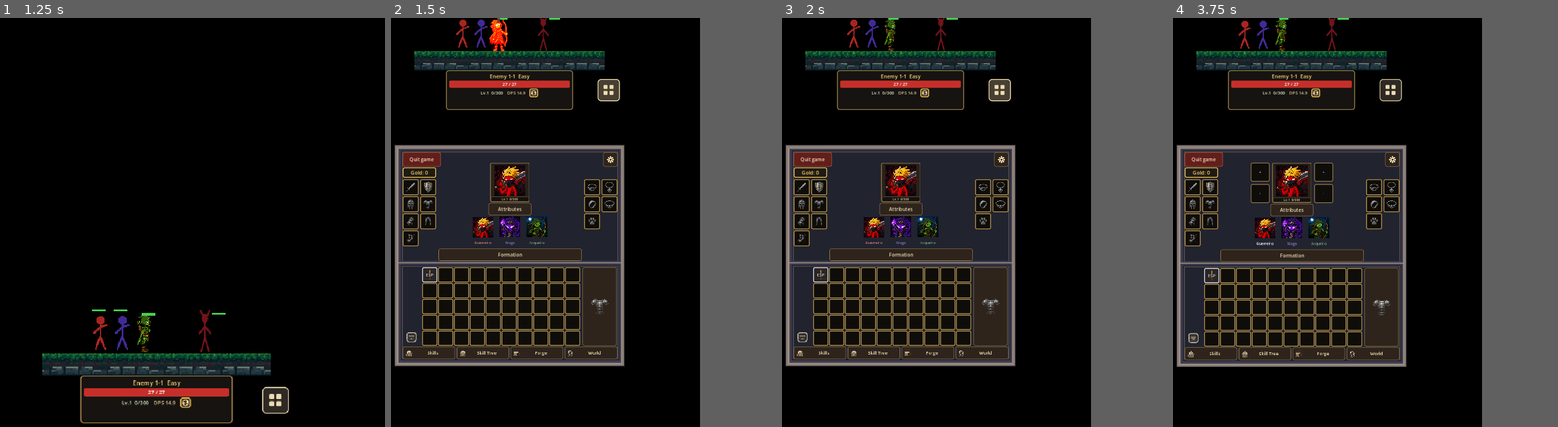
Above: before the commit, frames 1-4 (left to right).
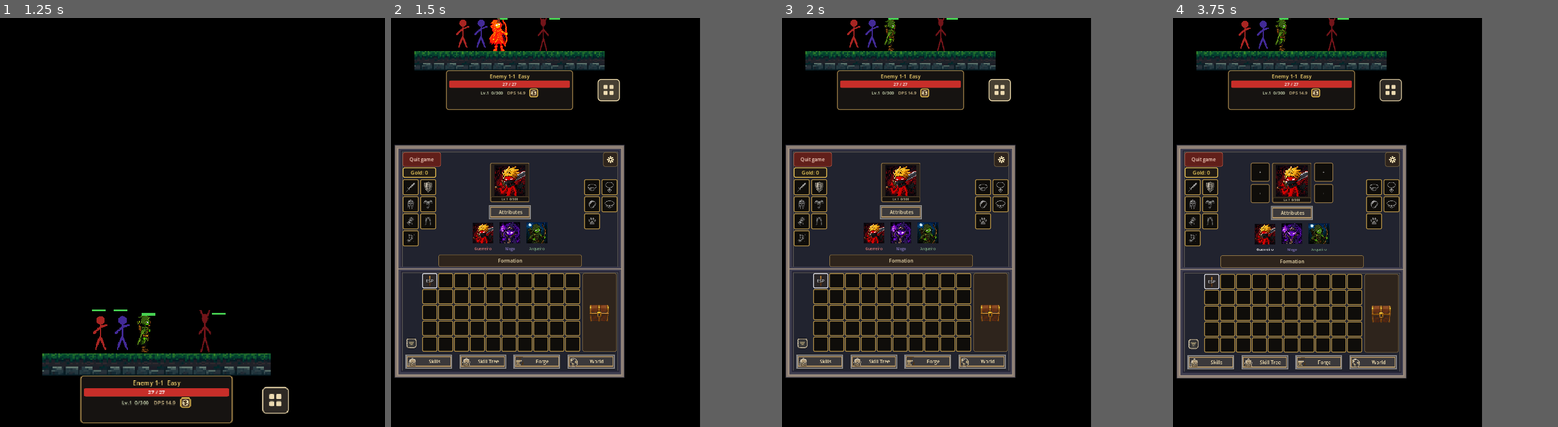
Above: after the commit, the same moments.

Repository: JoseVictorVicente/StickmanGame-Godot
Game: Godot game, scene res://scenes/main.tscn
The game is run twice, just before and just after one commit, with the same random seed, the same clock (stepped at 60 frames per second) and the same inputs.
Inputs (mouse positions are in pixels of both pictures, inside the frame that each line leads up to):
- Up to frame 1 (1.25 s): click (184, 402) at 0.5 s
- Up to frame 2 (1.5 s): click (668, 398) at 1.25 s
- Up to frame 3 (2 s): no input
- Up to frame 4 (3.75 s): click "Attributes" at 2 s; click "←" at 2.75 s; click "Guerreiro" at 3.5 s

Frame 1 is identical in both runs. In frame 2, 9.3% of the frame differs, in the area x 0-61%, y 45-89%; in frame 3, 9.3%; in frame 4, 9.5%.

Commit message:
Improve inventory nav buttons and warehouse panel layout alignment.
Co-authored-by: Cursor <cursoragent@cursor.com>

Diff:
--- a/presentation/inventory/inventory_layout_default.tres
+++ b/presentation/inventory/inventory_layout_default.tres
@@ -4,6 +4,6 @@
 
 [resource]
 script = ExtResource("1_layout")
-offset_regiao_retrato = Vector2(0, -12)
-offset_botao_formacao = Vector2(0, -14)
-espaco_retrato_controles = 2.0
+portrait_region_offset = Vector2(0, -12)
+formation_button_offset = Vector2(0, -14)
+portrait_controls_spacing = 2.0
--- a/presentation/inventory/inventory_menu.gd
+++ b/presentation/inventory/inventory_menu.gd
@@ -39,6 +39,11 @@
 const MARGEM_TOPO_UI := 8.0
 const WINDOW_HEIGHT := 860.0
 const COMBAT_RESERVED_SPACE := 320.0
+const NAV_BUTTON_BG_PATH := "res://sprites/ui/nav_button_bg.png"
+const NAV_BUTTON_TEXTURE_MARGIN := Vector4(10.0, 8.0, 10.0, 8.0)
+const NAV_BUTTON_CONTENT_MARGIN := Vector4(14.0, 8.0, 10.0, 8.0)
+const NAV_BUTTON_MIN_HEIGHT := 46.0
+const NAV_BUTTON_ICON_MAX_WIDTH := 20
 var HERO_SLOTS: Array[Dictionary] = [
 	{"name": "Warrior", "hero_class": ItemData.RequiredClass.WARRIOR},
 	{"name": "Mage", "hero_class": ItemData.RequiredClass.MAGE},
@@ -144,6 +149,8 @@
 	worlds_panel_node.configure(self)
 	menu_area.resized.connect(_align_side_panels)
 	painel.resized.connect(_align_side_panels)
+	if warehouse_panel_node and not warehouse_panel_node.resized.is_connected(_align_side_panels):
+		warehouse_panel_node.resized.connect(_align_side_panels)
 	forge_button.pressed.connect(_on_forge_button_pressed)
 	forge_panel_node.panel_open_changed.connect(_on_forge_visibility_changed)
 	warehouse_panel_node.panel_open_changed.connect(_on_warehouse_visibility_changed)
@@ -153,6 +160,7 @@
 	visibility_changed.connect(_on_menu_visibility_changed)
 	if character_row:
 		character_row.visible = false
+	_apply_nav_button_backgrounds()
 	_store_forge_button_styles()
 	_warehouse_button_styles["normal"] = warehouse_button.get_theme_stylebox("normal").duplicate()
 	_warehouse_button_styles["hover"] = warehouse_button.get_theme_stylebox("hover").duplicate()
@@ -162,7 +170,7 @@
 	_world_button_styles["pressed"] = world_button.get_theme_stylebox("pressed").duplicate()
 	warehouse_button.pressed.connect(_on_warehouse_button_pressed)
 	world_button.pressed.connect(_on_world_button_pressed)
-	warehouse_button.icon = load("res://sprites/ui/chest.png")
+	warehouse_button.icon = load("res://sprites/ui/bau.png")
 	warehouse_button.text = ""
 	warehouse_button.expand_icon = true
 	warehouse_button.icon_alignment = HORIZONTAL_ALIGNMENT_CENTER
@@ -423,10 +431,10 @@
 
 func _align_side_panels() -> void:
 	_restore_base_panel()
+	_apply_hero_layout()
 	PanelLayout.align_panel(painel, menu_area, warehouse_panel_node, forge_panel_node, worlds_panel_node, _menus_abaixo, formation_panel_node, attributes_panel_node, skills_panel_node, skill_tree_panel_node)
 	_align_settings()
 	menu_width_changed.emit()
-	call_deferred("_apply_hero_layout")
 
 
 func _apply_hero_layout() -> void:
@@ -1210,6 +1218,48 @@
 	return estilo
 
 
+func _apply_nav_button_backgrounds() -> void:
+	var botoes: Array[Button] = [
+		botao_skills,
+		botao_inventario,
+		forge_button,
+		world_button,
+		character_attributes_button,
+	]
+	for botao in botoes:
+		if botao:
+			_apply_nav_button_style(botao)
+
+
+func _create_nav_button_stylebox(modulate: Color = Color.WHITE) -> StyleBoxTexture:
+	var estilo := StyleBoxTexture.new()
+	estilo.texture = load(NAV_BUTTON_BG_PATH)
+	estilo.texture_margin_left = NAV_BUTTON_TEXTURE_MARGIN.x
+	estilo.texture_margin_top = NAV_BUTTON_TEXTURE_MARGIN.y
+	estilo.texture_margin_right = NAV_BUTTON_TEXTURE_MARGIN.z
+	estilo.texture_margin_bottom = NAV_BUTTON_TEXTURE_MARGIN.w
+	estilo.content_margin_left = NAV_BUTTON_CONTENT_MARGIN.x
+	estilo.content_margin_top = NAV_BUTTON_CONTENT_MARGIN.y
+	estilo.content_margin_right = NAV_BUTTON_CONTENT_MARGIN.z
+	estilo.content_margin_bottom = NAV_BUTTON_CONTENT_MARGIN.w
+	estilo.modulate_color = modulate
+	return estilo
+
+
+func _apply_nav_button_style(botao: Button) -> void:
+	var min_size := botao.custom_minimum_size
+	min_size.y = NAV_BUTTON_MIN_HEIGHT
+	botao.custom_minimum_size = min_size
+	botao.add_theme_font_size_override("font_size", 12)
+	botao.add_theme_stylebox_override("normal", _create_nav_button_stylebox())
+	botao.add_theme_stylebox_override("hover", _create_nav_button_stylebox(Color(1.12, 1.08, 1.0, 1.0)))
+	botao.add_theme_stylebox_override("pressed", _create_nav_button_stylebox(Color(0.88, 0.86, 0.82, 1.0)))
+
+
+func _create_active_nav_button_style() -> StyleBoxTexture:
+	return _create_nav_button_stylebox(Color(1.18, 1.02, 0.82, 1.0))
+
+
 func _apply_bottom_bar_icons() -> void:
 	if botao_skills:
 		_setup_bar_button(botao_skills, "skills")
@@ -1223,11 +1273,14 @@
 		return
 	botao.icon = InterfaceIcons.bar_icon(chave)
 	botao.texture_filter = CanvasItem.TEXTURE_FILTER_NEAREST
-	botao.expand_icon = true
+	botao.expand_icon = false
+	botao.clip_contents = false
 	botao.icon_alignment = HORIZONTAL_ALIGNMENT_LEFT
 	botao.vertical_icon_alignment = VERTICAL_ALIGNMENT_CENTER
-	botao.add_theme_constant_override("icon_max_width", 18)
+	botao.alignment = HORIZONTAL_ALIGNMENT_CENTER
+	botao.add_theme_constant_override("icon_max_width", NAV_BUTTON_ICON_MAX_WIDTH)
 	botao.add_theme_constant_override("h_separation", 4)
+	botao.add_theme_font_size_override("font_size", 12)
 	if not destacado:
 		return
 	var estilo := StyleBoxFlat.new()
@@ -1390,7 +1443,7 @@
 		_restore_forge_button_style()
 		_align_side_panels()
 		return
-	var estilo := _create_active_forge_button_style()
+	var estilo := _create_active_nav_button_style()
 	forge_button.add_theme_stylebox_override("normal", estilo)
 	forge_button.add_theme_stylebox_override("hover", estilo)
 	forge_button.add_theme_stylebox_override("pressed", estilo)
@@ -1404,6 +1457,7 @@
 		warehouse_button.add_theme_stylebox_override("hover", estilo)
 		warehouse_button.add_theme_stylebox_override("pressed", estilo)
 		_align_side_panels()
+		call_deferred("_align_side_panels")
 		return
 	for nome in _warehouse_button_styles.keys():
 		warehouse_button.add_theme_stylebox_override(str(nome), _warehouse_button_styles[nome])
@@ -1434,7 +1488,7 @@
 
 func _on_worlds_visibility_changed(aberta: bool) -> void:
 	if aberta:
-		var estilo := _create_active_forge_button_style()
+		var estilo := _create_active_nav_button_style()
 		world_button.add_theme_stylebox_override("normal", estilo)
 		world_button.add_theme_stylebox_override("hover", estilo)
 		world_button.add_theme_stylebox_override("pressed", estilo)
--- a/presentation/inventory/inventory_menu.tscn
+++ b/presentation/inventory/inventory_menu.tscn
@@ -457,7 +457,7 @@
 
 [node name="CharacterAttributesButton" type="Button" parent="CenterAnchor/MenuArea/Panel/Conteudo/AreaHeroi/ColunaPersonagem/HeroVisualSection/Conteudo"]
 unique_name_in_owner = true
-custom_minimum_size = Vector2(108, 28)
+custom_minimum_size = Vector2(120, 46)
 layout_mode = 2
 size_flags_horizontal = 4
 theme_override_colors/font_color = Color(0.95, 0.88, 0.7, 1)
@@ -579,7 +579,7 @@
 text = ""
 
 [node name="MenuInferior" type="HBoxContainer" parent="CenterAnchor/MenuArea/Panel/Conteudo"]
-custom_minimum_size = Vector2(0, 32)
+custom_minimum_size = Vector2(0, 46)
 layout_mode = 2
 theme_override_constants/separation = 4
 
--- a/presentation/inventory/panel_layout.gd
+++ b/presentation/inventory/panel_layout.gd
@@ -9,7 +9,7 @@
 	armazem: Control,
 	ferraria: Control,
 	mundos: Control,
-	menus_abaixo: bool,
+	_menus_abaixo: bool,
 	formacao: Control = null,
 	atributos: Control = null,
 	skills: Control = null,
@@ -17,17 +17,17 @@
 ) -> void:
 	if painel == null or menu_area == null:
 		return
+	var area_size := menu_area.size
 	var tam_painel := painel.get_combined_minimum_size() if painel.visible else painel.size
 	tam_painel.x = maxf(tam_painel.x, painel.custom_minimum_size.x)
 	if painel.visible and painel.size != tam_painel:
 		painel.size = tam_painel
-	var y := 0.0
-	var pos_painel := Vector2((menu_area.size.x - painel.size.x) * 0.5, y)
+	var pos_painel := Vector2((area_size.x - painel.size.x) * 0.5, 0.0)
 	if painel.position != pos_painel:
 		painel.position = pos_painel
-	_position_side(armazem, painel, true, y, painel.size.y, menu_area.size)
-	_position_side(ferraria, painel, false, y, painel.size.y, menu_area.size)
-	_position_side(mundos, painel, false, y, painel.size.y, menu_area.size)
+	_position_side(armazem, painel, true)
+	_position_side(ferraria, painel, false)
+	_position_side(mundos, painel, false)
 	_overlay_panel(formacao, painel)
 	_overlay_panel(atributos, painel)
 	_overlay_panel(skills, painel)
@@ -66,23 +66,19 @@
 	return int(maxf(lado.custom_minimum_size.x, lado.get_combined_minimum_size().x))
 
 
-static func _position_side(lado: Control, painel: Control, na_esquerda: bool, y: float, altura: float, area: Vector2 = Vector2.ZERO) -> void:
+static func _position_side(lado: Control, painel: Control, na_esquerda: bool) -> void:
 	if lado == null or not lado.visible:
 		return
 	var largura := maxf(lado.custom_minimum_size.x, lado.get_combined_minimum_size().x)
-	# Mesma altura do inventário: o conteúdo extra rola por dentro do painel.
-	var altura_lado := maxf(altura, 1.0)
-	if area.y > 0.0:
-		altura_lado = minf(altura_lado, area.y)
-	var tam := Vector2(largura, altura_lado)
+	var altura := maxf(painel.size.y, 1.0)
+	var tam := Vector2(largura, altura)
+	var pos := Vector2(
+		painel.position.x - 8.0 - tam.x if na_esquerda else painel.position.x + painel.size.x + 8.0,
+		painel.position.y
+	)
+	# Control lateral segue o retângulo do inventário; não use o mínimo do conteúdo.
+	lado.custom_minimum_size = Vector2(largura, 0.0)
 	if lado.size != tam:
 		lado.size = tam
-	var pos: Vector2
-	if na_esquerda:
-		pos = Vector2(painel.position.x - 8.0 - lado.size.x, y)
-	else:
-		pos = Vector2(painel.position.x + painel.size.x + 8.0, y)
-	if area.y > 0.0:
-		pos.y = clampf(pos.y, 0.0, maxf(0.0, area.y - lado.size.y))
 	if lado.position != pos:
 		lado.position = pos
--- a/presentation/inventory/warehouse_panel.gd
+++ b/presentation/inventory/warehouse_panel.gd
@@ -1,5 +1,5 @@
 class_name WarehousePanel
-extends PanelContainer
+extends Control
 ## Painel lateral de armazém, à esquerda do inventário.
 ## Várias abas; só a primeira começa desbloqueada.
 
--- a/presentation/inventory/warehouse_panel.tscn
+++ b/presentation/inventory/warehouse_panel.tscn
@@ -4,10 +4,6 @@
 [ext_resource type="Texture2D" uid="uid://bfundomundos01" path="res://sprites/ui/worlds_bg.png" id="2_fundo_mundos"]
 
 [sub_resource type="StyleBoxTexture" id="StyleBoxTexture_fundo_mundos"]
-content_margin_left = 21.0
-content_margin_top = 19.0
-content_margin_right = 19.0
-content_margin_bottom = 20.0
 texture = ExtResource("2_fundo_mundos")
 texture_margin_left = 21.0
 texture_margin_top = 19.0
@@ -78,17 +74,38 @@
 corner_radius_bottom_right = 4
 corner_radius_bottom_left = 4
 
-[node name="WarehousePanel" type="PanelContainer"]
+[node name="WarehousePanel" type="Control"]
 visible = false
 custom_minimum_size = Vector2(252, 0)
+layout_mode = 3
+anchors_preset = 0
 size_flags_vertical = 3
 mouse_filter = 0
 clip_contents = true
-theme_override_styles/panel = SubResource("StyleBoxTexture_fundo_mundos")
 script = ExtResource("1_armazem")
 
+[node name="FundoPainel" type="PanelContainer" parent="."]
+layout_mode = 1
+anchors_preset = 15
+anchor_right = 1.0
+anchor_bottom = 1.0
+grow_horizontal = 2
+grow_vertical = 2
+mouse_filter = 2
+theme_override_styles/panel = SubResource("StyleBoxTexture_fundo_mundos")
+
 [node name="Conteudo" type="VBoxContainer" parent="."]
-layout_mode = 2
+layout_mode = 1
+anchors_preset = 15
+anchor_right = 1.0
+anchor_bottom = 1.0
+offset_left = 21.0
+offset_top = 19.0
+offset_right = -19.0
+offset_bottom = -20.0
+grow_horizontal = 2
+grow_vertical = 2
+clip_contents = true
 theme_override_constants/separation = 8
 
 [node name="WarehouseHeader" type="HBoxContainer" parent="Conteudo"]
@@ -128,13 +145,13 @@
 theme_override_constants/v_separation = 4
 columns = 4
 
-[node name="CentralizarGrade" type="CenterContainer" parent="Conteudo"]
-layout_mode = 2
-size_flags_vertical = 3
-
-[node name="WarehouseGrid" type="GridContainer" parent="Conteudo/CentralizarGrade"]
+[node name="WarehouseGrid" type="GridContainer" parent="Conteudo"]
 unique_name_in_owner = true
 layout_mode = 2
+size_flags_horizontal = 4
+size_flags_vertical = 3
+theme_override_constants/h_separation = 4
+theme_override_constants/v_separation = 4
 columns = 1
 
 [node name="RodapeArmazem" type="HBoxContainer" parent="Conteudo"]
Binary file added: sprites/ui/nav_button_bg.png
Not shown, added: sprites/ui/nav_button_bg.png.import
